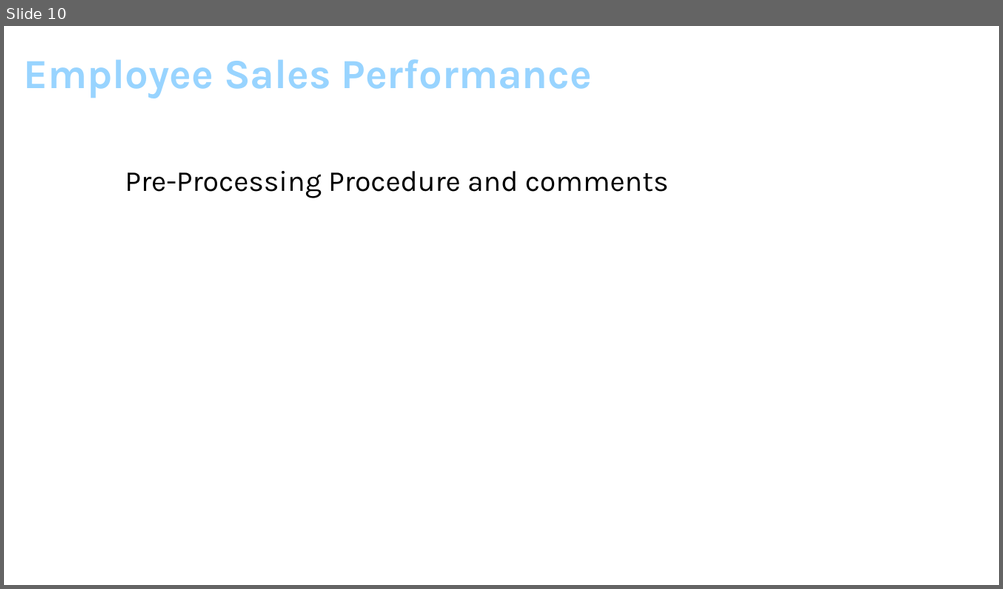
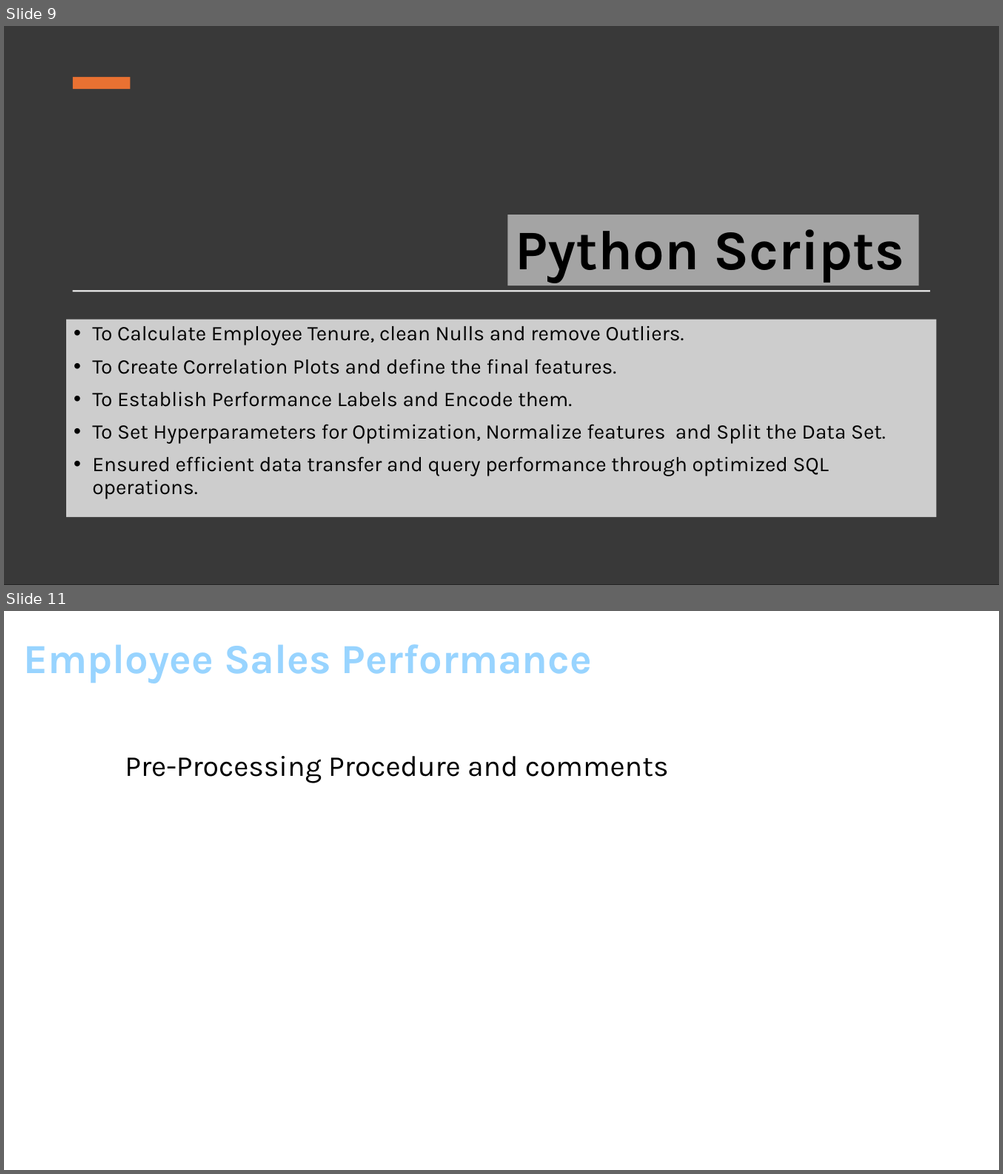
Before and after one commit to Konstant-gk/Chinook_Project, a slide deck: Chinook_Presentation/Project_Future_Chinook_Presentation.pptx. Shown one above the other, each under a label of ours: slide 10 before the commit, slides 9 and 11 after it; the slides between them are not shown. The pictures are 1003x589 and 1003x1174 pixels, drawn with LibreOffice and Linux fonts; fonts in the diff are those of the drawing; background and template pictures are left out. Boxes give left, top, right and bottom in pixels: in the first picture for what was removed or moved away, otherwise in the second. Text is boxed around its words. In the diff, an @@ line names an element or a change of style, - is before the commit and + after.

```diff
--- a/Chinook_Presentation/Project_Future_Chinook_Presentation.pptx
+++ b/Chinook_Presentation/Project_Future_Chinook_Presentation.pptx
@@ slide 9 added at [4,26,999,585], background picture (left out) @@
@@ rectangle added at [4,26,999,585], fill #000000 @@
@@ rectangle added at [4,26,999,585], fill #BFBFBF at 30% opacity @@
@@ rectangle added at [73,77,131,89], fill #E97132 @@
@@ title added at [508,215,919,286], fill #FFFFFF at 54% opacity, 54 pt, text #000000, bold @@
+Python Scripts
@@ rectangle added at [73,290,930,292], fill #FFFFFF @@
@@ text added at [66,320,936,517], fill #FFFFFF at 75% opacity, 20 pt, text #000000 @@
+• To Calculate Employee Tenure, clean Nulls and remove Outliers.
+• To Create Correlation Plots and define the final features.
+• To Establish Performance Labels and Encode them.
+• To Set Hyperparameters for Optimization, Normalize features and Split the Data Set.
+• Ensured efficient data transfer and query performance through optimized SQL operations.
@@ what was slide 10 is now slide 11 @@
```
Also in this commit, not shown: 5 slides changed, 4 other slides added, 4 slides removed.
